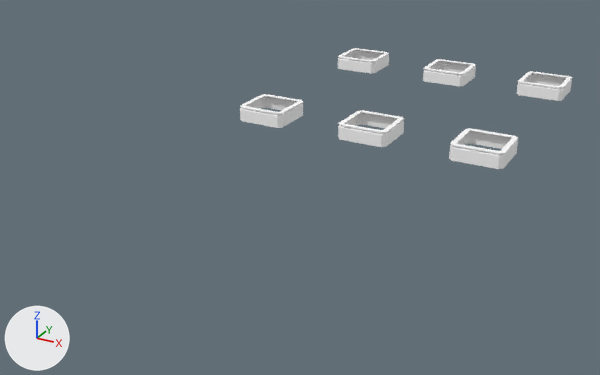
Renders of the OBJ model Games/GuruttoWorld/Assets/Models/GuidanceLab/City5B/Baked/Block-1-7.obj from each side of a commit.
One viewpoint serves both versions: a 50 mm camera at (8.23, 22.2, 8.07) aimed at (-0.99, 38.95, -0.3). Arrows for +X, +Y and +Z are at lower left; the lights stay in place. The picture after the commit comes second. Where no turn or scale is listed for an object, it has been applied to the vertices. Vertices at exactly the same position are counted once.

The scene before the commit, as lines of its bpy script (objects in view):
```python
me_block_1_7 = bpy.data.meshes.new('Block-1-7')
me_block_1_7.from_pydata(...)  # 384 vertices, 672 faces; spans x -3.67..3.67, y 40.33..47.67, z 0.6..1.0
me_block_1_7.materials.append(mat_white)  # white #ffffff
ob_block_1_7 = bpy.data.objects.new('Block-1-7', me_block_1_7)
ob_block_1_7.location = (0.0, 0.0, 0.0)
```
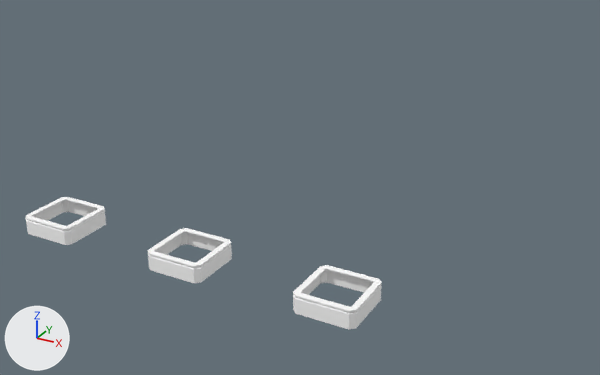
The change, as JSON lines over the scene's bpy script:
```json
{"block": "me_block_1_7", "where": "# used by ob_block_1_7; location = (0.0, 0.0, 0.0)"}
{"op": "remove", "block": "me_block_1_7", "code": "me_block_1_7.from_pydata(...)  # 384 vertices, 672 faces; spans x -3.67..3.67, y 40.33..47.67, z 0.6..1.0"}
{"op": "add", "block": "me_block_1_7", "code": "me_block_1_7.from_pydata(...)  # 192 vertices, 336 faces; spans x -3.58..3.58, y 32.42..33.58, z 0.68..1.03"}
{"block": "me_block_1_7", "change": "me_block_1_7 part 1: the loose piece of 64 vertices spanning x 2.33..3.67, y 40.33..41.67, z 0.6..1.0 is scaled about its middle by 0.857, then moved by (0.0, -8.0, 0.05)"}
{"block": "me_block_1_7", "change": "me_block_1_7 part 2: the loose piece of 64 vertices spanning x -0.67..0.67, y 40.33..41.67, z 0.6..1.0 is scaled about its middle by 0.857, then moved by (0.0, -8.0, 0.05)"}
{"block": "me_block_1_7", "change": "me_block_1_7 part 3: the loose piece of 64 vertices spanning x -3.67..-2.33, y 40.33..41.67, z 0.6..1.0 is scaled about its middle by 0.857, then moved by (0.0, -8.0, 0.05)"}
{"block": "me_block_1_7", "change": "me_block_1_7 part 4: the loose piece of 64 vertices spanning x 2.33..3.67, y 46.33..47.67, z 0.6..1.0 is deleted"}
{"block": "me_block_1_7", "change": "me_block_1_7 part 5: the loose piece of 64 vertices spanning x -0.67..0.67, y 46.33..47.67, z 0.6..1.0 is deleted"}
{"block": "me_block_1_7", "change": "me_block_1_7 part 6: the loose piece of 64 vertices spanning x -3.67..-2.33, y 46.33..47.67, z 0.6..1.0 is deleted"}
```

Where the change shows, as pixel boxes [x1, y1, x2, y2] in the pictures (600 x 375 px; the box of a moved part takes in the faces that stretch with it):
```json
{"object": "Block-1-7", "change": "reshaped", "before": [240, 48, 572, 169], "after": [26, 197, 382, 329], "on screen": "7% wider, 9% taller"}
{"part": 1, "of": "me_block_1_7", "change": "moved or reshaped", "before": [449, 128, 518, 169], "after": [293, 265, 382, 329]}
{"part": 2, "of": "me_block_1_7", "change": "moved or reshaped", "before": [338, 110, 404, 147], "after": [148, 228, 232, 283]}
{"part": 3, "of": "me_block_1_7", "change": "moved or reshaped", "before": [240, 94, 303, 128], "after": [26, 197, 106, 245]}
{"part": 4, "of": "me_block_1_7", "change": "deleted", "before": [517, 71, 572, 101]}
{"part": 5, "of": "me_block_1_7", "change": "deleted", "before": [423, 59, 476, 87]}
{"part": 6, "of": "me_block_1_7", "change": "deleted", "before": [338, 48, 389, 74]}
```
